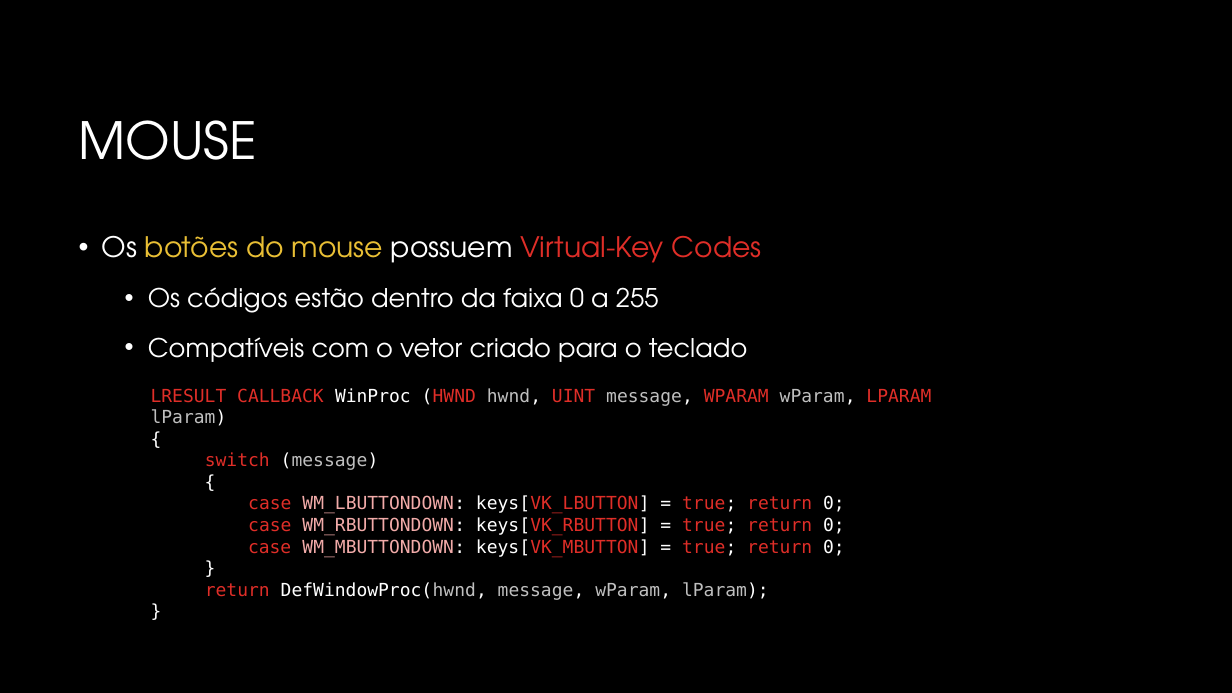
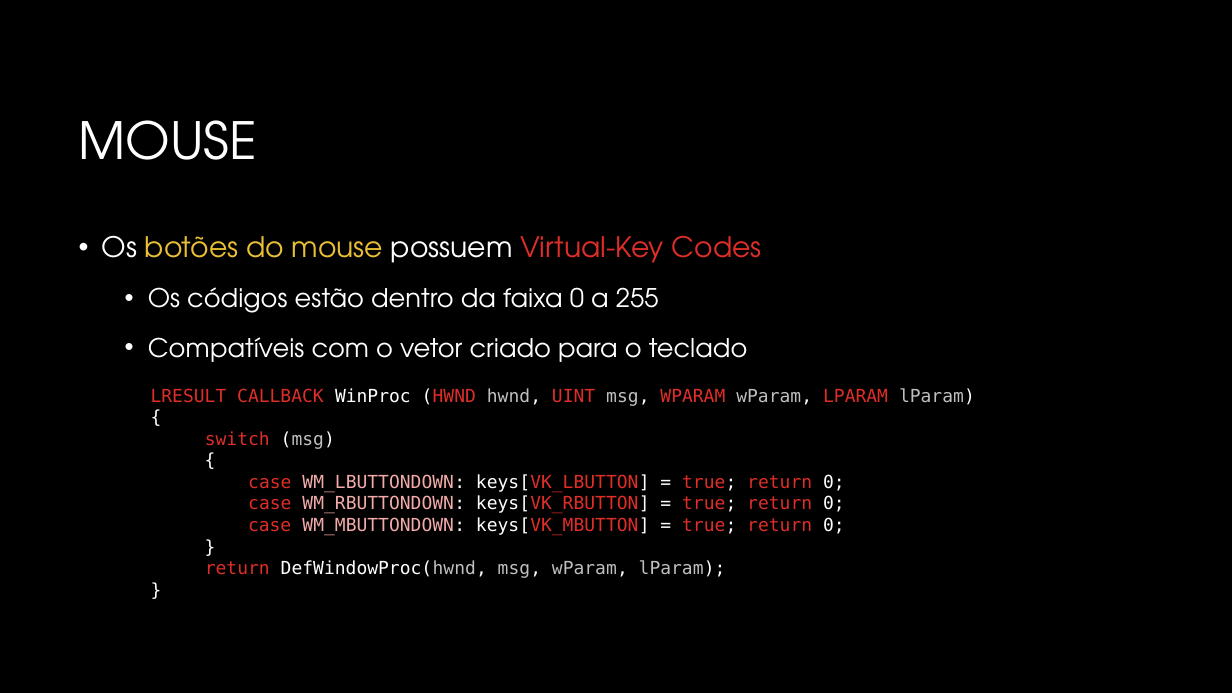
Before and after one commit to JudsonSS/CG, a slide deck: slide 14 of Slides/03. Dispositivos de Interação.pptx. Drawn at 1232x693 pixels with LibreOffice and Linux fonts; fonts in the diff are those of the drawing; background and template pictures are left out. Boxes give left, top, right and bottom in pixels: in the first picture for what was removed or moved away, otherwise in the second. Text is boxed around its words. In the diff, an @@ line names an element or a change of style, - is before the commit and + after.

```diff
--- a/Slides/03. Dispositivos de Interação.pptx
+++ b/Slides/03. Dispositivos de Interação.pptx
@@ text at box(151, 388, 975, 406): text changed @@
-LRESULT CALLBACK WinProc (HWND hwnd, UINT message, WPARAM wParam, LPARAM lParam)
+LRESULT CALLBACK WinProc (HWND hwnd, UINT msg, WPARAM wParam, LPARAM lParam)
@@ text at box(205, 431, 335, 449): text changed; text colour #BFBFBF to #DF2E28 @@
-switch (message)
-{
+switch (msg)
+{
@@ text at box(205, 560, 726, 578): text changed; text colour #BFBFBF to #FFFFFF @@
-return DefWindowProc(hwnd, message, wParam, lParam);
+return DefWindowProc(hwnd, msg, wParam, lParam);
```
Also in this commit, not shown: 6 other slides changed.
